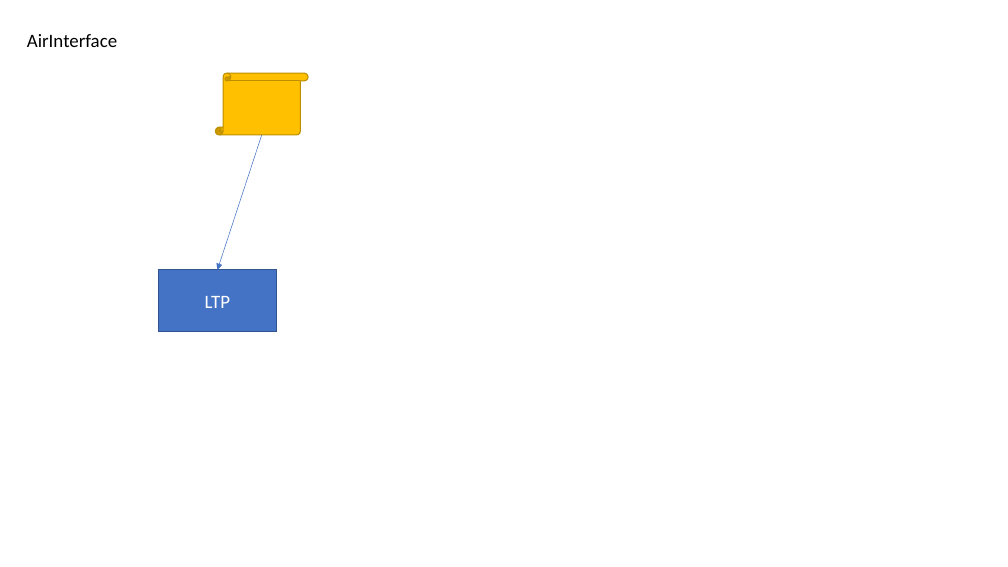
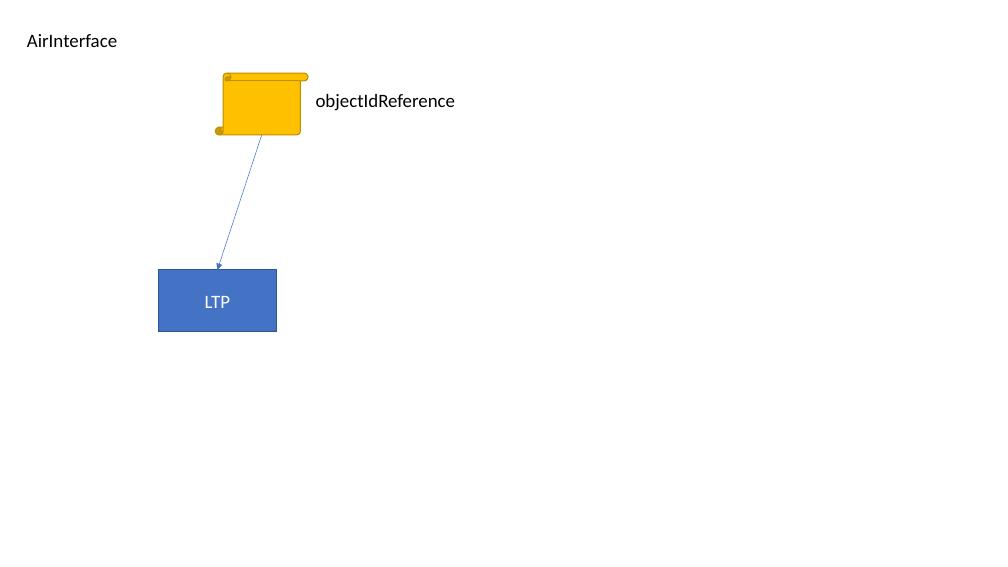
Before and after one commit to openBackhaul/MicroWaveDeviceInventory, a slide deck: slide 1 of spec/input/sketch offered notifications.pptx. Drawn at 1008x567 pixels with LibreOffice and Linux fonts; fonts in the diff are those of the drawing. Boxes give left, top, right and bottom in pixels: in the first picture for what was removed or moved away, otherwise in the second. Text is boxed around its words. In the diff, an @@ line names an element or a change of style, - is before the commit and + after.

```diff
--- a/spec/input/sketch offered notifications.pptx
+++ b/spec/input/sketch offered notifications.pptx
@@ text added at (316, 94, 456, 111), 18 pt, text #000000 @@
+objectIdReference
```
Also in this commit, not shown: 2 other slides changed, 2 slides added.
